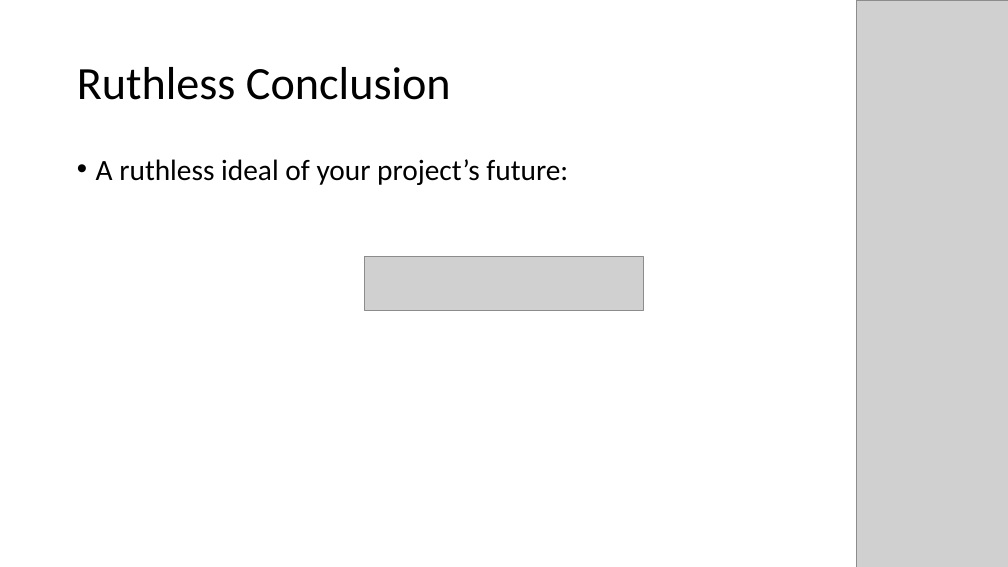
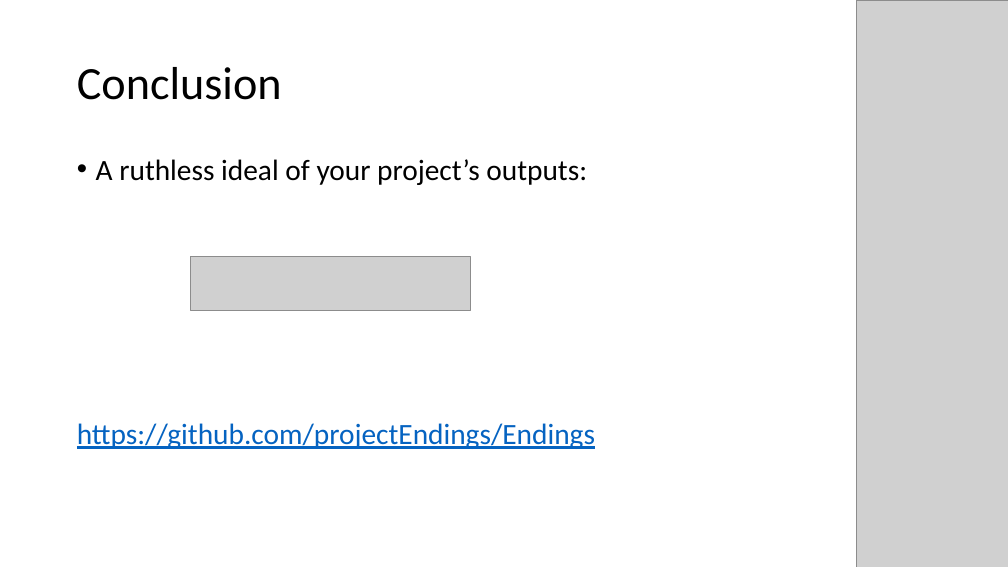
Before and after one commit to projectEndings/Endings, a slide deck: slide 11 of presentations/DH_2019/EndingsPanelPresentation.pptx. Drawn at 1008x567 pixels with LibreOffice and Linux fonts; fonts in the diff are those of the drawing; grey boxes stand for pictures. Boxes give left, top, right and bottom in pixels: in the first picture for what was removed or moved away, otherwise in the second. Text is boxed around its words. In the diff, an @@ line names an element or a change of style, - is before the commit and + after.

```diff
--- a/presentations/DH_2019/EndingsPanelPresentation.pptx
+++ b/presentations/DH_2019/EndingsPanelPresentation.pptx
@@ title at (x1=77, y1=67, x2=282, y2=100): text changed @@
-Ruthless Conclusion
+Conclusion
@@ text at (x1=77, y1=159, x2=595, y2=449): text changed; text colour #000000 to #0563C1 @@
-• A ruthless ideal of your project’s future:
+• A ruthless ideal of your project’s outputs:
+https://github.com/projectEndings/Endings
@@ picture moved from (x1=364, y1=257, x2=644, y2=311) to (x1=191, y1=257, x2=470, y2=311) @@
```
Also in this commit, not shown: 6 other slides changed.
